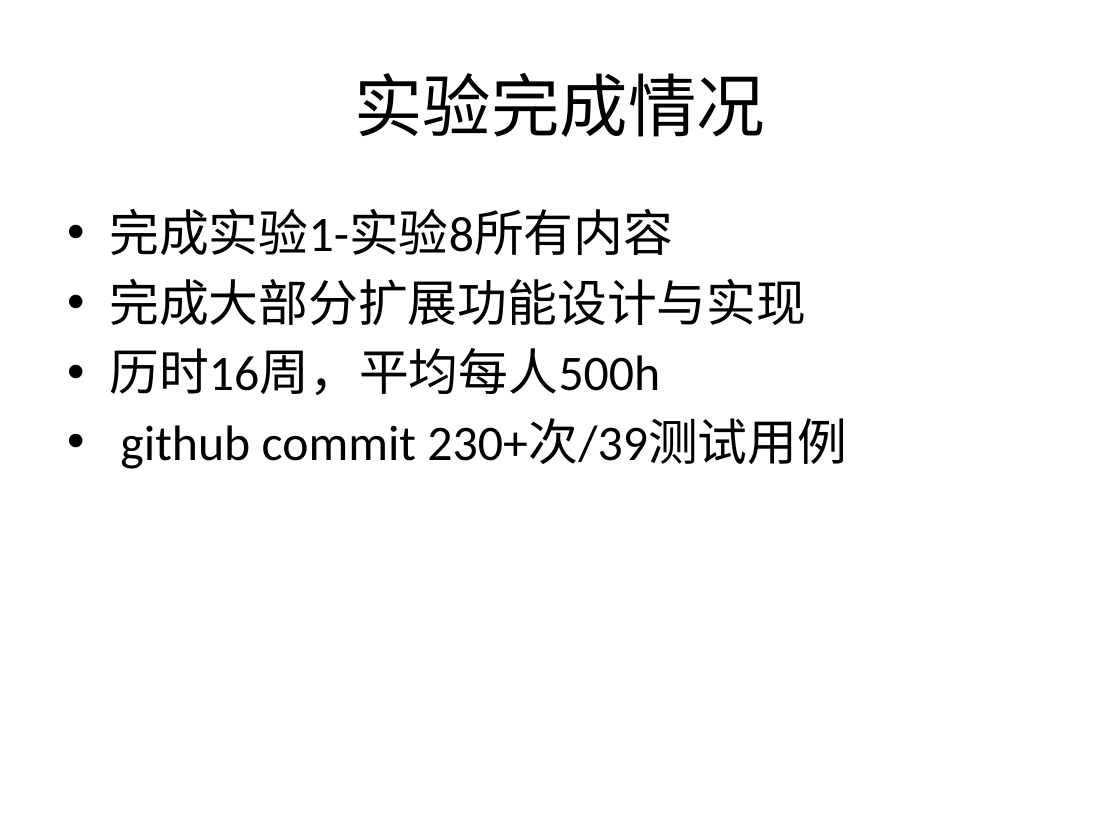
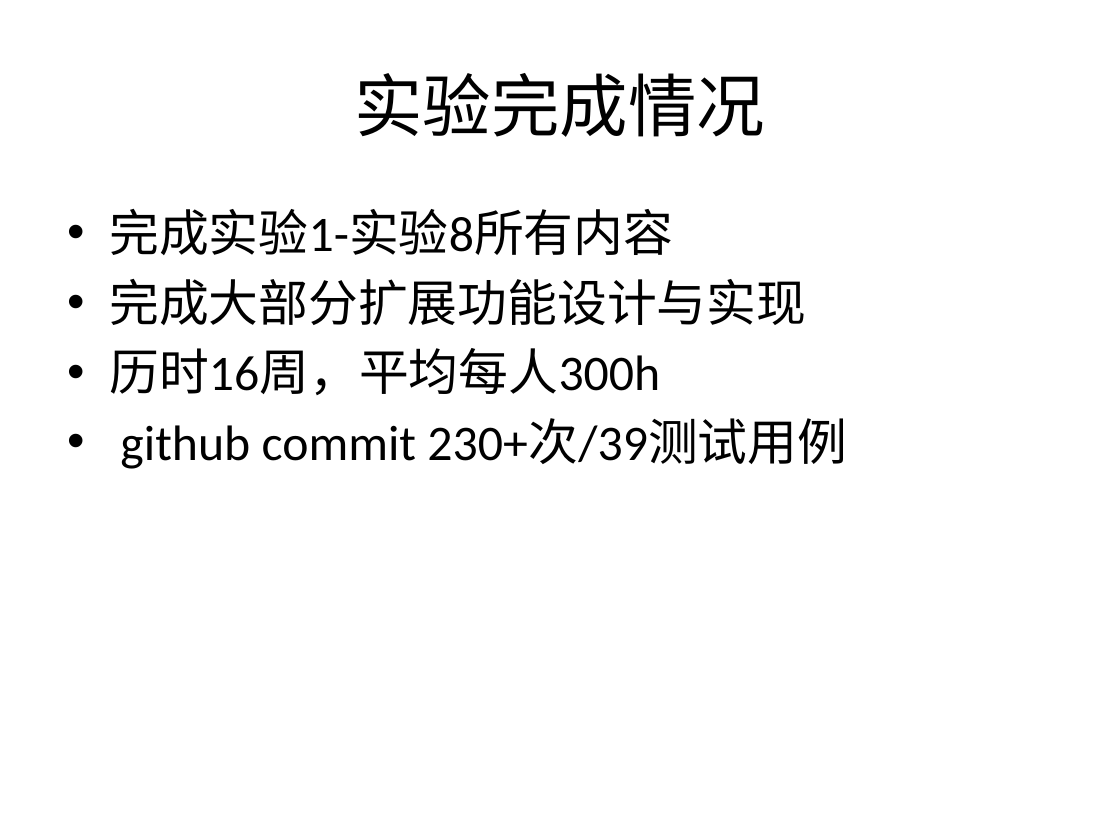
Before and after one commit to bhsei/16TeamC, a slide deck: slide 2 of 2.项目PPT/十七周-项目总结.pptx. Drawn at 1120x840 pixels with LibreOffice and Linux fonts; fonts in the diff are those of the drawing. Boxes give left, top, right and bottom in pixels: in the first picture for what was removed or moved away, otherwise in the second. Text is boxed around its words. In the diff, an @@ line names an element or a change of style, - is before the commit and + after.

```diff
--- a/2.项目PPT/十七周-项目总结.pptx
+++ b/2.项目PPT/十七周-项目总结.pptx
@@ text at [109,348,660,395]: text changed @@
-• 历时16周，平均每人500h
+• 历时16周，平均每人300h
```
Also in this commit, not shown: 1 other file.
